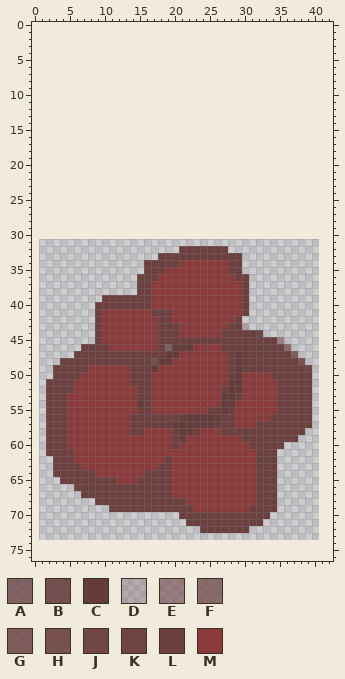
File history of a sprite sheet, media/sprites/cloud1.png. The picture above was drawn from the file before the commit.
The file is 40x43 pixels. Pixels under 10% opacity are left out. Colours within 5 levels of each other are drawn and written as one. The old version is drawn lined up with the new one, on the new canvas.
Palette (. is transparent): A #653c3cb9  B #653c3cdb  C #653c3c  D #6d404041  E #6d404090  F #6d4040b1  G #6d4040cc  H #6d4040e1  J #6d4040f2  K #6d4040f8  L #6d4040  M #8b3b3b
Pixels before (only the part around the change), first column x 0:
 0 ...........................................
 1 ...........................................
 2 ...........................................
 3 ...........................................
 4 ...........................................
 5 ...........................................
 6 ...........................................
 7 ...........................................
 8 ...........................................
 9 ...........................................
10 ...........................................
11 ...........................................
12 ...........................................
13 ...........................................
14 ...........................................
15 ...........................................
16 ...........................................
17 ...........................................
18 ...........................................
19 ...........................................
20 ...........................................
21 ...........................................
22 ...........................................
23 ...........................................
24 ...........................................
25 ...........................................
26 ...........................................
27 ...........................................
28 ...........................................
29 ...........................................
30 ...........................................
31 ...........................................
32 .....................LLLLLLL...............
33 ..................LLLLLLLLLLLL.............
34 ................LLLLLMMMMMMMLL.............
35 ................LLLMMMMMMMMMLL.............
36 ...............LLLMMMMMMMMMMMLL............
37 ...............LLMMMMMMMMMMMMML............
38 ...............LLMMMMMMMMMMMMML............
39 ..........LLLLLLLMMMMMMMMMMMMML............
40 .........LLLLLLLLMMMMMMMMMMMMML............
41 .........LMMMMMMMLLLMMMMMMMMMML............
42 .........LMMMMMMMMLLMMMMMMMMML.............
43 .........LMMMMMMMMLLLMMMMMMMLLD............
44 .........LMMMMMMMMLLLMMMMMMLLLLLK..........
45 .........LMMMMMMMMLLLLLLLLLLLLLLLLLE.......
46 .......LLLLMMMMMMMLACCCMMMMLLLLLLLLLF......
47 ......LLLLLLLLLLLLLCCMMMMMMMLCLLLLLLLG.....
48 ....LLLLLLLLLLLLLBCCMMMMMMMMLCLLLLLLLLH....
49 ...LLLLLMMMMMMLLLCMMMMMMMMMMLCLLLLLLLLLJ...
50 ...LLLLMMMMMMMLLLMMMMMMMMMMMLCMMMMLLLLLL...
51 ..LLLLMMMMMMMMLLLMMMMMMMMMMMCCMMMMMLLLLL...
52 ..LLLLMMMMMMMMMLLMMMMMMMMMMLCCMMMMMLLLLL...
53 ..LLLMMMMMMMMMMLLMMMMMMMMMMCCLMMMMMLLLLL...
54 ..LLLMMMMMMMMMMCLMMMMMMMMMMCCMMMMMMLLLLL...
55 ..LLLMMMMMMMMMMLLMMMMMMMMLLCLMMMMMMLLLLL...
56 ..LLLMMMMMMMMMLLLLLLLCCCCCCLLMMMMMLLLLLL...
57 ..LLLMMMMMMMMMLLLLLLCCCCCCLLLMMMLLLLLLLL...
58 ..LLLMMMMMMMMMLLMMMMLCCLMMMLLLLLLLLLLLL....
59 ..LLLMMMMMMMMMMMMMMMLCMMMMMMMMLLLLLLLL.....
60 ..LLLMMMMMMMMMMMMMMMLMMMMMMMMMMLLLLL.......
61 ..LLLLMMMMMMMMMMMMMMMMMMMMMMMMMMLLL........
62 ...LLLMMMMMMMMMMMMMLMMMMMMMMMMMMLLL........
63 ...LLLLMMMMMMMMMMMLLMMMMMMMMMMMMLLL........
64 ...LLLLLLMMMMMMMLLLLMMMMMMMMMMMMLLL........
65 ....LLLLLLLLMMMLLLLLMMMMMMMMMMMMLLL........
66 ......LLLLLLLLLLLLLLMMMMMMMMMMMMLLL........
67 .......LLLLLLLLLLLLLMMMMMMMMMMMMLLL........
68 .........LLLLLLLLLLLLLMMMMMMMMMMLLL........
69 ...........LLLLLLLLLLLLMMMMMMMMLLLL........
70 .....................LLLLLLLLLLLLL.........
71 ......................LLLLLLLLLLL..........
72 ........................LLLLLLL............
73 ...........................................
74 ...........................................
75 ...........................................
76 ...........................................
Once edited:
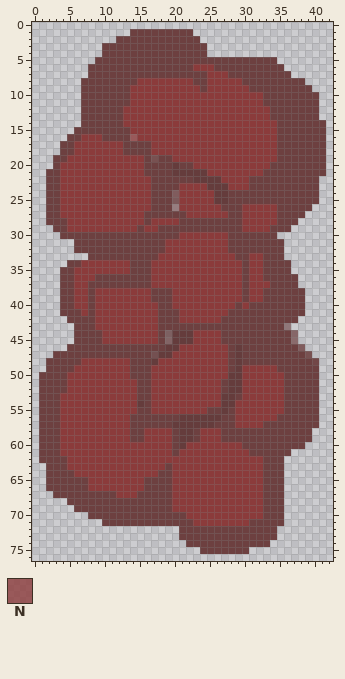
Colours new in this view: N #8b3b3bca
The commit says: bigger clouds
From old to new:
canvas 40x43 -> 43x77, the old top-left corner now at 1,31
Changed rows in their new state; - is an unchanged pixel.
first column x 1:
 1 -------------LLLLLLLLL-------------------
 2 -----------LLLLLLLLLLLL------------------
 3 ---------LLLLLLLLLLLLLLL-----------------
 4 ---------LLLLLLLLLLLLLLL-----------------
 5 --------LLLLLLLLLLLLLLLLLLLLLLLLLL-------
 6 -------LLLLLLLLLLLLLLLMMMLLLLLLLLLL------
 7 -------LLLLLLLLLLLLLLLLLMMMLLLLLLLLL-----
 8 ------LLLLLLLLMMMMMMMMLLMMMMMLLLLLLLLL---
 9 ------LLLLLLLMMMMMMMMMMLMMMMMMLLLLLLLLL--
10 ------LLLLLLLMMMMMMMMMMMMMMMMMMMLLLLLLLL-
11 ------LLLLLLLMMMMMMMMMMMMMMMMMMMLLLLLLLL-
12 ------LLLLLLMMMMMMMMMMMMMMMMMMMMMLLLLLLL-
13 ------LLLLLLMMMMMMMMMMMMMMMMMMMMMLLLLLLL-
14 ------LLLLLLMMMMMMMMMMMMMMMMMMMMMMLLLLLLL
15 -----LLLLLLLLMMMMMMMMMMMMMMMMMMMMMLLLLLLL
16 ----LLMMMLLLLNMMMMMMMMMMMMMMMMMMMMLLLLLLL
17 ---LLMMMMMMMLLLLMMMMMMMMMMMMMMMMMMLLLLLLL
18 ---LLMMMMMMMLLLLMMMMMMMMMMMMMMMMMMLLLLLLL
19 --LLMMMMMMMMMMMLHLLMMMMMMMMMMMMMMMLLLLLLL
20 --LMMMMMMMMMMMMLLLLCLLMMMMMMMMMMMLLLLLLLL
21 -LLMMMMMMMMMMMMLLLLCCCCCMMMMMMMMLLLLLLLLL
22 -LLMMMMMMMMMMMMMLLLLLLCCCCMMMMLLLLLLLLLL-
23 -LLMMMMMMMMMMMMMLLLLMMMMCCCMMMLLLLLLLLLL-
24 -LLMMMMMMMMMMMMMLLLGMMMMMCCLLLLLLLLLLLLL-
25 -LLMMMMMMMMMMMMMLLLGMMMMMCCLLLLLLLLLLLLL-
26 -LLMMMMMMMMMMMMMLLLEMMMMMMLLLMMMMMLLLLL--
27 -LLMMMMMMMMMMMMLLLLLLMMMMMMLLMMMMMLLLL---
28 -LLLMMMMMMMMMMMLMMMMLLLLLLLLLMMMMMLLL----
29 --LLMMMMMMMMMMLMMLLLLLLLLLLLLMMMMLLL-----
30 ---LLLLLLLLLLLLLLLLLMMMMMMMLLLLLLL-------
31 -----LLLLLLLLLLLLLMMMMMMMMMLLLLLLLL------
32 -----LLLLLLLLLLLLLMMMMMMMMMLLLLLLLL------
33 -------LLLLLLLLLLMMMMMMMMMMM-LMMLLL------
34 ----LLMMMMMMMLL-MMMM-------MMLMMLLLL-----
35 ---LLMMMMMMMMLL-MM---------MMLMMLLLL-----
36 ---LLMMMLLLLLL--M-----------M-MMLLLLL----
37 ---LLMMLLLLLLL----------------MMMLLLL----
38 ---LLMMLMMMMMMMMLLL-----------MMLLLLLL---
39 ---LLMMLMMMMMMMMLLL-----------MMLLLLLL---
40 ---LLMMLMMMMMMMM-LL---------LMLLLLLLLL---
41 ---LLLMLM-------M--L-------LL-LLLLLLLL---
42 ----LLLLM----------L------LL-LLLLLLLL----
43 -----LLLM-----------LLLLLLL--LLLLLLE-----
44 -----LLL----------ACCC---------LLLLLF----
45 -----LLL----------ACCCMMMM--------LLF----
46 ----LL----LLLLLLL-C-MM----M-C------LLG---
47 --LLL-----------BC-M----------------LLH--
48 -LL---MMMMMMM---CMM------------------LLJ-
49 -L---MM---------M------------MMMMM----LL-
50 LL--MM---------------------C-----MM----L-
51 L---M--------M------------L-------M----L-
52 L---M-----------------------------M----L-
53 L--M------------------------------M----L-
54 L--M------------------------------M----L-
55 L--M------------------------------M----L-
56 L--M-----------------------------M-----L-
57 L--M---------------------------M-------L-
58 L--M----------------------------------L--
59 L--M---------LL------CL---LLL--------LL--
60 L--M----------------C--------L-----LLL---
61 L--MM--------------L----------L---LL-----
62 LL--M-------------M------------M--L------
63 -L--MM-----------M-------------M--L------
64 -L---MMM-------MM--------------M--L------
65 -LL----MMMM---M----------------M--L------
66 -LLLL--MMMMMMMM----------------M--L------
67 --LLLL-----MMM-----------------M--L------
68 ----LLLL-----------MM----------M--L------
69 -----LLLLL---------MMM--------MM--L------
70 -------LLLLLLLLLLLLL-MMMMMMMMMMM-LL------
71 ---------LLLLLLLLLLLL-MMMMMMMM--LLL------
72 --------------------LLL-------LLLL-------
73 --------------------LLLLLLLLLLLLLL-------
74 ---------------------LLLLLLLLLLLL--------
75 -----------------------LLLLLLL-----------
Changed places in both pictures, as pixel boxes (x1, y1, x2, y2):
changed: (39, 29, 326, 554)
